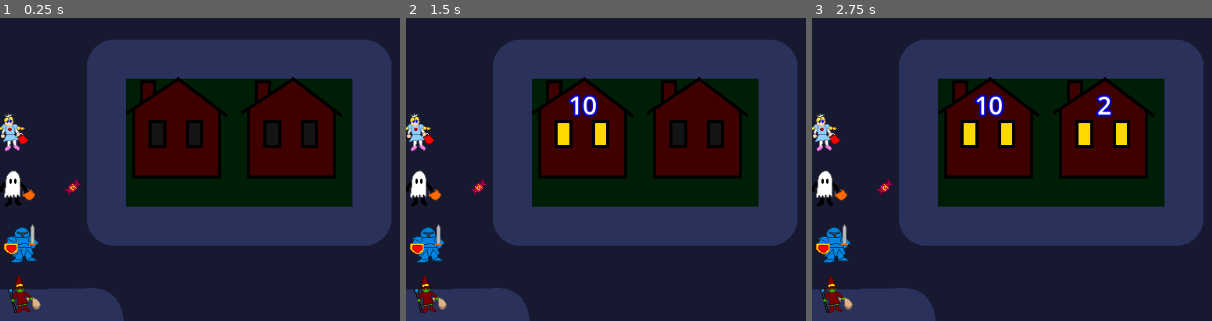
Above: before the commit, frames 1-3 (left to right).
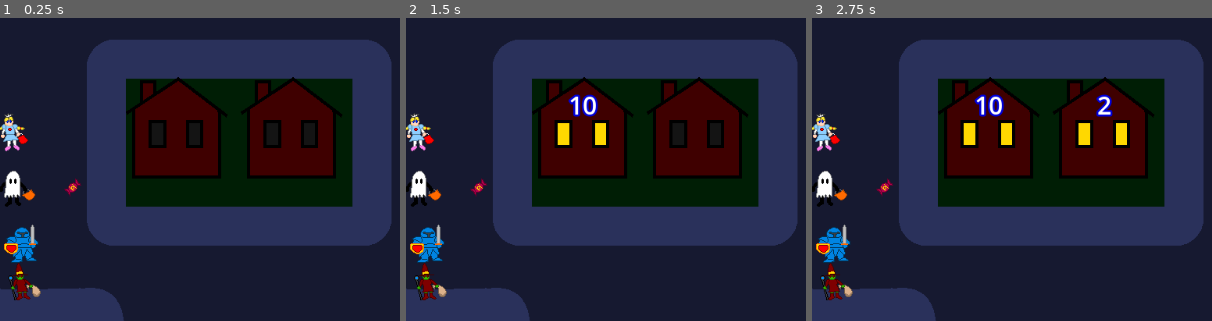
Above: after the commit, the same moments.

Repository: King9999/trickortreat_godot
Game: Godot game, scene res://Scenes/main.tscn
Same seed, same stepped clock (60 frames per second), same inputs: the game is played once before the commit and once after it.
Inputs:
- Up to frame 1 (0.25 s): no input
- Up to frame 2 (1.5 s): tap Enter at 0.5 s; hold D (P1_Right) 0.53-1.28 s; tap Space (P1_Trick) at 0.6 s; tap Down (P2_Down) at 0.8, 1.35 s; hold S (P1_Down) from 1.28 s (still down)
- Up to frame 3 (2.75 s): tap Left (P2_Left) at 1.55, 2.1 s; tap Space (P1_Trick) at 2 s; release S (P1_Down) at 2.03 s; hold D (P1_Right) from 2.03 s (still down); tap Right (P2_Right) at 2.3 s
The pictures show only the part of the screen within x 21-71%, y 27-77%; the shares and areas given below are measured in that part.

The runs differ from the first frame. In frame 1, 0.7% of the frame differs, in the area x 2-11%, y 80-98%; in frame 2, 0.7%; in frame 3, 0.7%.

Commit message:
Added singleton
The players' input now come from singleton. Need to save player's selections

Diff:
--- a/Scenes/main.tscn
+++ b/Scenes/main.tscn
@@ -129,5 +129,5 @@
 [node name="Princess" parent="." instance=ExtResource("7_344ge")]
 position = Vector2(-280, 8)
 
-[node name="CostumeBase" parent="." instance=ExtResource("8_ynf5e")]
-position = Vector2(-264, 216)
+[node name="Witch" parent="." instance=ExtResource("8_ynf5e")]
+position = Vector2(-264, 200)
--- /dev/null
+++ b/Scenes/test.tscn
@@ -0,0 +1,3 @@
+[gd_scene format=3 uid="uid://bw5ei3xjguvpl"]
+
+[node name="Node2D" type="Node2D"]
--- a/Scripts/input_manager.gd
+++ b/Scripts/input_manager.gd
@@ -10,7 +10,7 @@
 var input_p2: InputEvent
 
 #player controls
-const left_p1: String = "P1_Left"
+"""const left_p1: String = "P1_Left"
 const right_p1: String = "P1_Right"
 const up_p1: String = "P1_Up"
 const down_p1: String = "P1_Down"
@@ -20,6 +20,7 @@
 const up_p2: String = "P2_Up"
 const down_p2: String = "P2_Down"
 const confirm_p2: String = "P2_Trick"
+"""
 
 #references to costume sprites
 enum Selection { GHOST, KNIGHT, PRINCESS, WITCH }
@@ -39,42 +40,40 @@
 func _ready() -> void:
 	costume_p1 = Selection.GHOST
 	costume_p2 = Selection.KNIGHT
-	pass # Replace with function body.
-
 
 
 func _process(delta: float) -> void:
 	#Player 1 controls
-	if Input.is_action_just_pressed(left_p1):	#is_action_just_pressed executes action only once
+	if Input.is_action_just_pressed(Singleton.left_p1):	#is_action_just_pressed executes action only once
 		#move P1 cursor left
 		if (costume_p1 <= 0):
 			costume_p1 = Selection.size() - 1
 		else:
 			costume_p1 -= 1
 		print(Selection.keys()[costume_p1])
-	if Input.is_action_just_pressed(right_p1):
+	if Input.is_action_just_pressed(Singleton.right_p1):
 		if (costume_p1 >= Selection.size() - 1):
 			costume_p1 = 0
 		else:
 			costume_p1 += 1
 		print(Selection.keys()[costume_p1])
-	if Input.is_action_just_pressed(confirm_p1):
+	if Input.is_action_just_pressed(Singleton.confirm_p1):
 		print("P1 Selected {0}".format([Selection.keys()[costume_p1]]))
 
 	#Player 2 controls
-	if Input.is_action_just_pressed(left_p2):
+	if Input.is_action_just_pressed(Singleton.left_p2):
 		if (costume_p2 <= 0):
 			costume_p2 = Selection.size() - 1
 		else:
 			costume_p2 -= 1
 		print("P2 Presed left")
-	if Input.is_action_just_pressed(right_p2):
+	if Input.is_action_just_pressed(Singleton.right_p2):
 		if (costume_p2 >= Selection.size() - 1):
 			costume_p2 = 0
 		else:
 			costume_p2 += 1
 		print("P2 Presed right")
-	if Input.is_action_just_pressed(confirm_p2):
+	if Input.is_action_just_pressed(Singleton.confirm_p2):
 		print("P2 Selected costume")
 
 	#update cursor positions
--- /dev/null
+++ b/Scripts/singleton.gd
@@ -0,0 +1,23 @@
+extends Node
+
+#player controls
+const left_p1: String = "P1_Left"
+const right_p1: String = "P1_Right"
+const up_p1: String = "P1_Up"
+const down_p1: String = "P1_Down"
+const confirm_p1: String = "P1_Trick"
+const left_p2: String = "P2_Left"
+const right_p2: String = "P2_Right"
+const up_p2: String = "P2_Up"
+const down_p2: String = "P2_Down"
+const confirm_p2: String = "P2_Trick"
+
+var score: int = 100
+# Called when the node enters the scene tree for the first time.
+func _ready() -> void:
+	pass # Replace with function body.
+
+
+# Called every frame. 'delta' is the elapsed time since the previous frame.
+func _process(delta: float) -> void:
+	pass
--- a/project.godot
+++ b/project.godot
@@ -14,6 +14,10 @@
 run/main_scene="res://Scenes/main.tscn"
 config/features=PackedStringArray("4.4", "GL Compatibility")
 config/icon="res://icon.svg"
+
+[autoload]
+
+Singleton="*res://Scripts/singleton.gd"
 
 [display]
 
Not shown, added: Scripts/singleton.gd.uid
